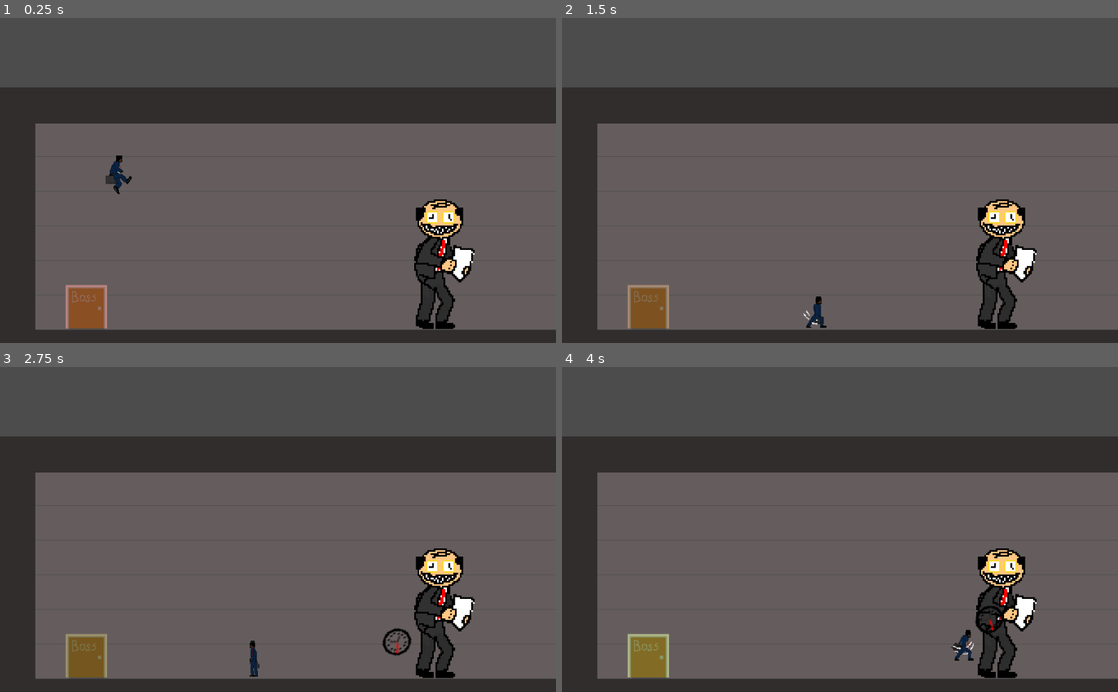
Above: before the commit, frames 1-4 (two rows, left to right).
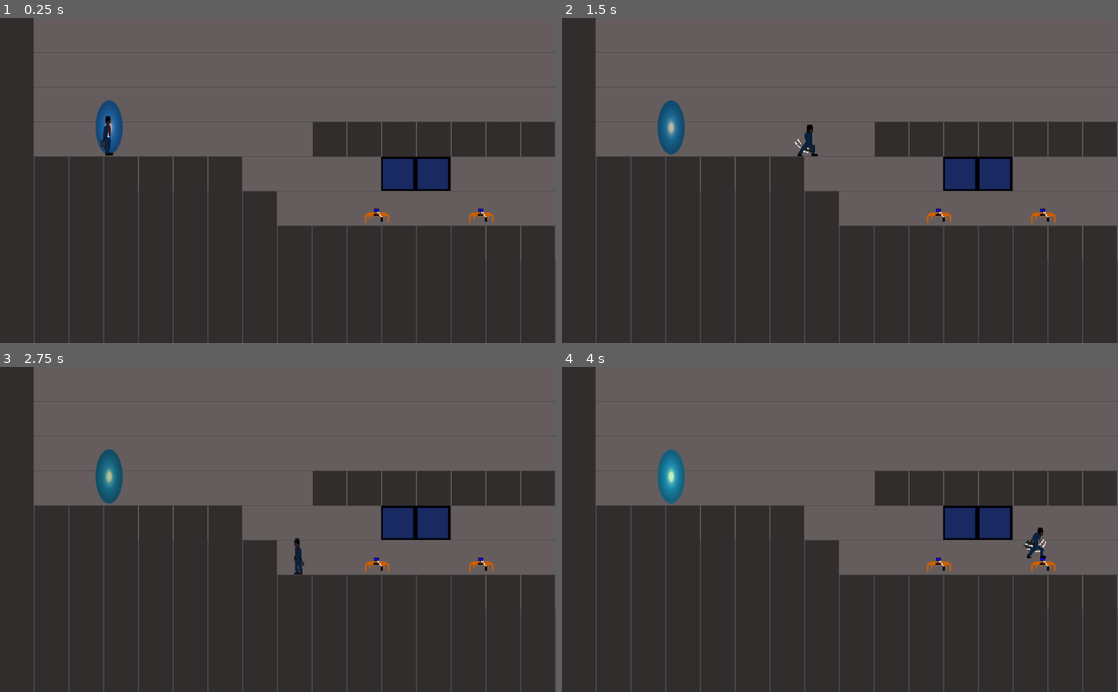
Above: after the commit, the same moments.

Repository: mbuzil/Jellyfish-Rangers-Time-Crunch
Game: Godot game, scene res://levels/Level1.tscn
Same seed, same stepped clock (60 frames per second), same inputs: the game is played once before the commit and once after it. Before the commit the project starts from res://levels/Level3.tscn.
Inputs:
- Up to frame 1 (0.25 s): no input
- Up to frame 2 (1.5 s): hold Space (attack) 0.53-1.28 s; hold D (right) from 0.53 s (still down); tap W (jump) at 0.77 s; tap Space (attack) at 1.35 s
- Up to frame 3 (2.75 s): tap W (jump) at 1.52 s; release D (right) at 2.03 s; hold A (left) from 2.03 s (still down); hold Space (attack) from 2.03 s (still down)
- Up to frame 4 (4 s): release A (left) at 2.78 s; release Space (attack) at 2.78 s; hold D (right) from 2.78 s (still down); tap Space (attack) at 2.85 s; tap W (jump) at 3.02, 3.77 s; hold Space (attack) from 3.53 s (still down)

The runs differ from the first frame. In frame 1, 75% of the frame differs, in the area x 0-100%, y 0-100%; in frame 2, 76%; in frame 3, 75%; in frame 4, 76%.
Error after the commit: Invalid call. Nonexistent function 'damage' in base 'TileMap'. (res://Player/Player.gd:84)

Commit message:
attack

Diff:
--- a/Enemies/Bullet.gd
+++ b/Enemies/Bullet.gd
@@ -1,18 +1,16 @@
 extends KinematicBody2D
 var velocity = Vector2.ZERO
-var speed = 500.0
+var speed = 10.0
 var damage = 1
-
 onready var Explosion = load("res://Effects/Explosion.tscn")
 var Effects = null
-
 func _ready():
 	velocity = Vector2(0,-speed).rotated(rotation)
 
 func _physics_process(_delta):
 	velocity = move_and_slide(velocity, Vector2.ZERO)
-	position.x = wrapf(position.x, 0, Global.VP.x)
-	position.y = wrapf(position.y, 0, Global.VP.y)
+	position.x = position.x-speed
+	position.y = 525
 
 
 
--- a/Enemies/Miniboss.tscn
+++ b/Enemies/Miniboss.tscn
@@ -74,7 +74,7 @@
 shape = SubResource( 10 )
 
 [node name="CollisionPolygon2D" type="CollisionPolygon2D" parent="."]
-polygon = PoolVector2Array( 44, 135, 18, 135, -54, 133, -54, 77, -44, 54, -58, 15, -57, -18, -35, -34, -53, -55, -59, -98, -16, -109, 25, -102, 40, -91, 38, -55, 22, -27, 36, -19, 59, -12, 57, 22, 43, 50, 29, 59, 35, 110 )
+polygon = PoolVector2Array( 44, 135, 18, 135, -54, 133, -54, 77, -44, 54, -58, 15, -57, -18, -35, -34, -53, -55, -58, -130, -16, -109, 25, -102, 40, -91, 38, -55, 22, -27, 36, -19, 59, -12, 57, 22, 43, 50, 29, 59, 35, 110 )
 
 [node name="Timer" type="Timer" parent="."]
 wait_time = 2.0
--- /dev/null
+++ b/Menu/Death.tscn
@@ -0,0 +1,55 @@
+[gd_scene load_steps=3 format=2]
+
+[ext_resource path="res://Menu/Death.gd" type="Script" id=1]
+[ext_resource path="res://Assets/wall.png" type="Texture" id=2]
+
+[node name="Death" type="Control"]
+anchor_right = 1.0
+anchor_bottom = 1.0
+margin_right = 900.0
+margin_bottom = 480.0
+script = ExtResource( 1 )
+__meta__ = {
+"_edit_use_anchors_": false
+}
+
+[node name="TextureRect" type="TextureRect" parent="."]
+margin_right = 1920.0
+margin_bottom = 1080.0
+texture = ExtResource( 2 )
+expand = true
+__meta__ = {
+"_edit_use_anchors_": false
+}
+
+[node name="Label" type="Label" parent="."]
+margin_left = 760.0
+margin_top = 400.0
+margin_right = 1148.0
+margin_bottom = 639.0
+text = "YOU DIED"
+align = 1
+valign = 1
+
+[node name="Play" type="Button" parent="."]
+margin_left = 898.0
+margin_top = 557.0
+margin_right = 1012.0
+margin_bottom = 606.0
+text = "Play Again"
+__meta__ = {
+"_edit_use_anchors_": false
+}
+
+[node name="Quit" type="Button" parent="."]
+margin_left = 897.0
+margin_top = 623.0
+margin_right = 1011.0
+margin_bottom = 672.0
+text = "Quit"
+__meta__ = {
+"_edit_use_anchors_": false
+}
+
+[connection signal="pressed" from="Play" to="." method="_on_Play_pressed"]
+[connection signal="pressed" from="Quit" to="." method="_on_Quit_pressed"]
--- a/player/Player.gd
+++ b/player/Player.gd
@@ -35,6 +35,7 @@
 	if Input.is_action_pressed("attack"):
 		set_animation("Attacking")
 		atking = true
+		$Area2D/Atk.set_deferred("disabled", false)
 
 	if direction < 0 and not $AnimatedSprite.flip_h: $AnimatedSprite.flip_h = true
 	if direction > 0 and $AnimatedSprite.flip_h: $AnimatedSprite.flip_h = false
@@ -63,7 +64,7 @@
 	else: $AnimatedSprite.play()
 
 func die():
-	queue_free()
+	var _target = get_tree().change_scene("res://Menu/Death.tscn")
 
 func damage(d):
 	health -= d
@@ -74,3 +75,10 @@
 	if atking == true:
 		set_animation("Idle")
 		atking = false
+		$Area2D/Atk.set_deferred("disabled", true)
+
+
+
+func _on_Area2D_body_entered(body):
+	if atking == true:
+		body.damage(1)
--- a/player/Player.tscn
+++ b/player/Player.tscn
@@ -139,7 +139,7 @@
 } ]
 
 [sub_resource type="RectangleShape2D" id=15]
-extents = Vector2( 22, 35.5 )
+extents = Vector2( 16.5, 35.5 )
 
 [node name="Player" type="KinematicBody2D"]
 position = Vector2( 200, 200 )
@@ -152,8 +152,15 @@
 animation = "Attacking"
 
 [node name="CollisionShape2D" type="CollisionShape2D" parent="."]
-position = Vector2( -1, 6 )
+position = Vector2( -11, 3 )
 shape = SubResource( 15 )
+
+[node name="Area2D" type="Area2D" parent="."]
+
+[node name="Atk" type="CollisionShape2D" parent="Area2D"]
+position = Vector2( 3, 3 )
+shape = SubResource( 15 )
+disabled = true
 
 [node name="StateMachine" type="Node" parent="."]
 script = ExtResource( 4 )
@@ -181,4 +188,5 @@
 one_shot = true
 
 [connection signal="animation_finished" from="AnimatedSprite" to="." method="_on_AnimatedSprite_animation_finished"]
+[connection signal="body_entered" from="Area2D" to="." method="_on_Area2D_body_entered"]
 [connection signal="timeout" from="StateMachine/Coyote/Timer" to="StateMachine/Coyote" method="_on_Timer_timeout"]
--- a/project.godot
+++ b/project.godot
@@ -15,7 +15,7 @@
 [application]
 
 config/name="Jellyfish Rangers Time Crunch"
-run/main_scene="res://Levels/Level3.tscn"
+run/main_scene="res://Levels/Level1.tscn"
 boot_splash/bg_color=Color( 0, 0, 0, 1 )
 config/icon="res://Assets/Desk.png"
 
